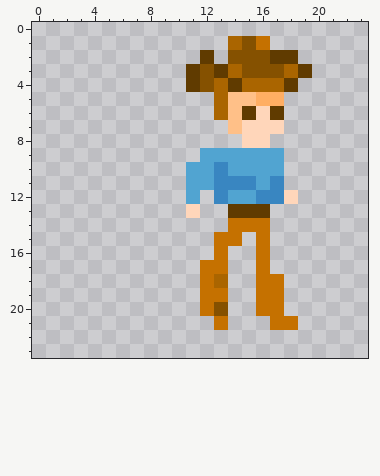
A pixel-art sprite gets an edit: Assets/Abilities/HitStride.png. The picture above is the old version.
The file is 24x24 pixels. The old version is drawn lined up with the new one.
And afterwards:
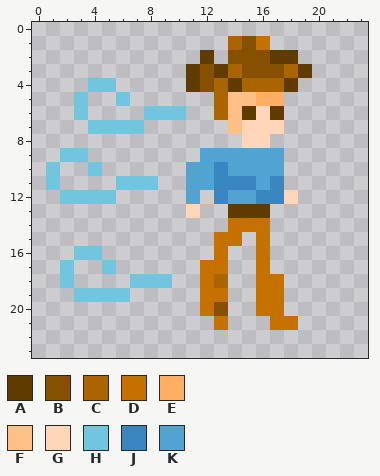
Palette (. is transparent): A #603b00  B #855100  C #aa6500  D #c57100  E #ffae63  F #ffc088  G #ffd6ba  H #71c5df  J #3986c1  K #51a4d1
The exact change:
whole drawing moved by +4,+0 (the old picture is shown already moved)
Changed rows in their new state; - is an unchanged pixel.
first column x 1:
 4 ---HH-----
 5 --H--H----
 6 --H----HHH
 7 ---HHHH---
 9 -HH-------
10 H--H------
11 H----HHH--
12 -HHHH-----
first column x 2:
16 -HH-----
17 H--H----
18 H----HHH
19 -HHHH---
Boxes around the changes in both pictures, in picture pixels (x1, y1, x2, y2):
added: (46, 78, 186, 302)
